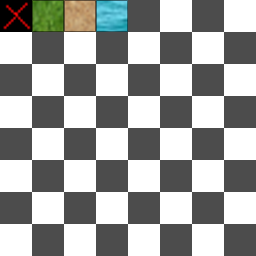
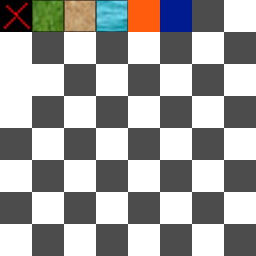
Comparing the layer stacks of the two 256x256 images. Changes:
painted on "base" over [0, 0, 192, 96]
